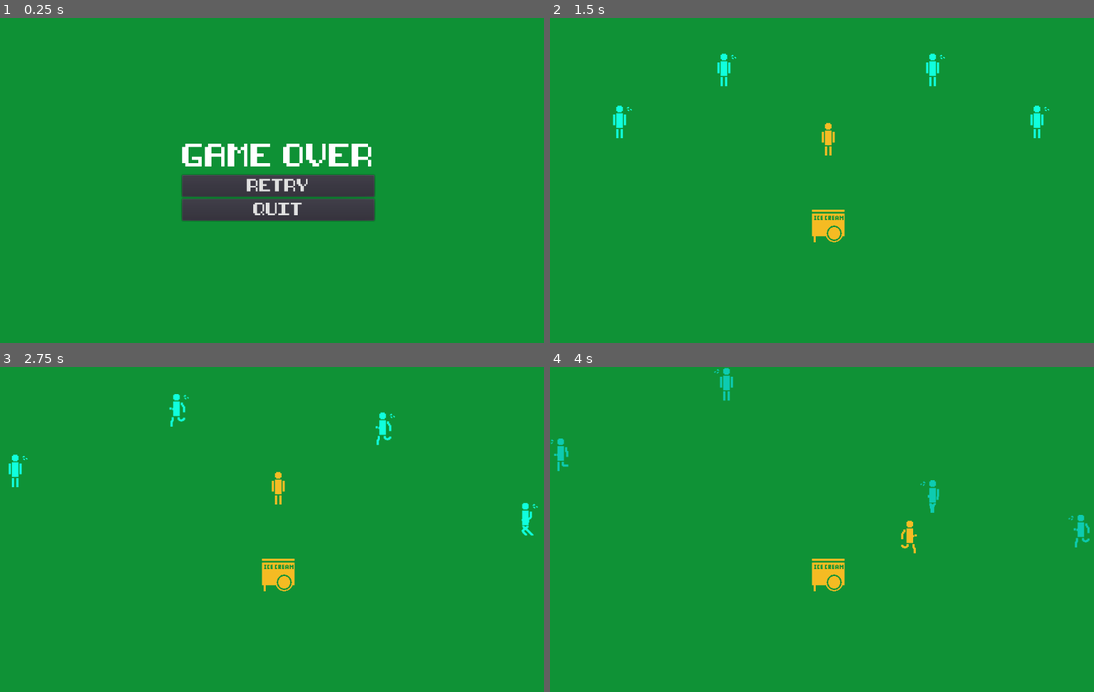
Above: before the commit, frames 1-4 (two rows, left to right).
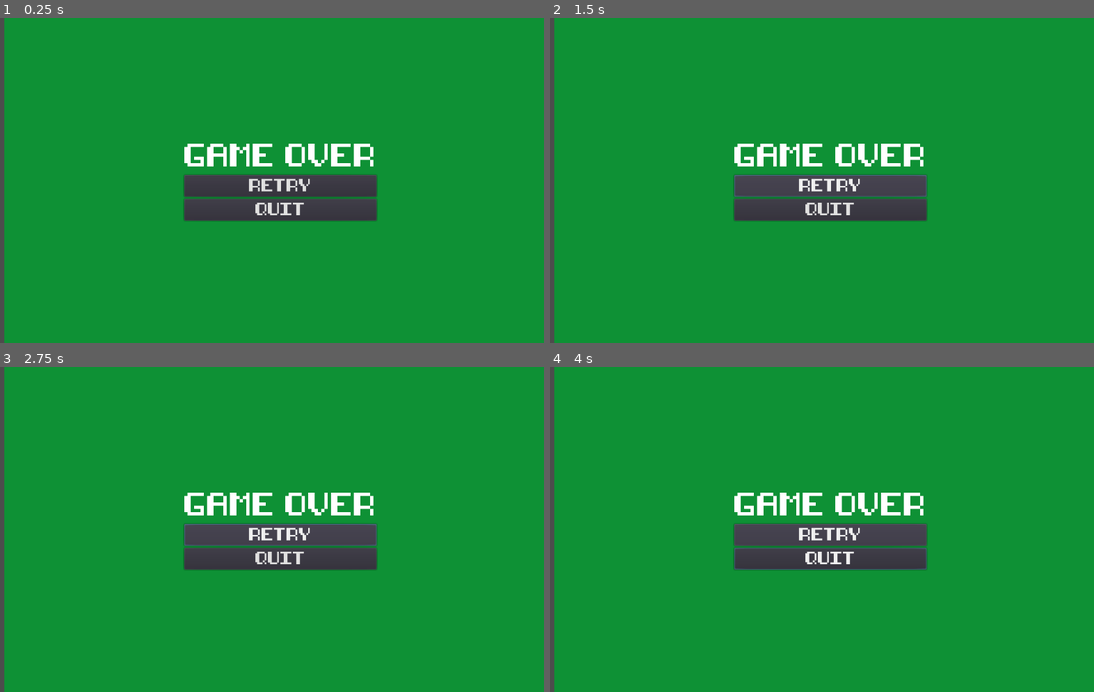
Above: after the commit, the same moments.

Repository: campbellized/ice-cream-panic
Game: Godot game, scene res://GameOver.tscn
Two runs of this game, one before a commit and one after it. Both use one fixed random seed, a clock stepped at 60 frames per second and the inputs below. This scene is started directly instead of the project's main scene.
Inputs (mouse positions are in pixels of both pictures, inside the frame that each line leads up to):
- Up to frame 1 (0.25 s): no input
- Up to frame 2 (1.5 s): click "RETRY" at 0.5 s; click (832, 187) at 1.25 s, where only the run after the commit has a clickable "RETRY"
- Up to frame 3 (2.75 s): click (282, 536) at 2 s, where only the run after the commit has a clickable "RETRY"
- Up to frame 4 (4 s): hold Right (ui_right) 2.78-3.53 s; hold Down (ui_down) from 3.53 s (still down)

The runs differ from the first frame. In frame 1, 2.2% of the frame differs, in the area x 0-70%, y 0-100%; in frame 2, 8.1%, in the area x 0-92%, y 0-100%; in frame 3, 8.1%; in frame 4, 8.0%.
Error after the commit: Invalid get index 'score' (on base: 'Nil'). (res://GameOver.gd:4)

Commit message:
Improved scoring

Diff:
--- a/GUI.gd
+++ b/GUI.gd
@@ -1,11 +1,4 @@
 extends MarginContainer
 
-var score = 0
-
 func _ready():
-	get_parent().get_node("Player").connect("ice_cream_used", self, "_on_ice_cream_used")
-
-func _on_ice_cream_used():
-	score += 100
-	print(score)
-	$Score.set_text(str(score))
+	$Score.set_text(str(Global.score))
--- a/GUI.tscn
+++ b/GUI.tscn
@@ -10,7 +10,7 @@
 font_data = ExtResource( 1 )
 _sections_unfolded = [ "Extra Spacing", "Font", "Settings" ]
 
-[node name="GUI" type="MarginContainer" index="0"]
+[node name="GUI" type="MarginContainer"]
 
 anchor_left = 0.0
 anchor_top = 1.0
--- a/GameOver.gd
+++ b/GameOver.gd
@@ -1,6 +1,10 @@
-extends MarginContainer
+extends Node2D
+
+func _ready():
+	$GUI.get_node('Score').set_text(str(Global.score))
 
 func _on_StartButton_pressed():
+	Global.score = 0
 	get_tree().change_scene("res://Level1.tscn")
 
 func _on_QuitButton_pressed():
--- a/GameOver.tscn
+++ b/GameOver.tscn
@@ -1,8 +1,9 @@
-[gd_scene load_steps=6 format=2]
+[gd_scene load_steps=7 format=2]
 
 [ext_resource path="res://GameOver.gd" type="Script" id=1]
 [ext_resource path="res://Assets/8-bit pusab.ttf" type="DynamicFontData" id=2]
 [ext_resource path="res://Assets/game-over.wav" type="AudioStream" id=3]
+[ext_resource path="res://GUI.tscn" type="PackedScene" id=4]
 
 [sub_resource type="DynamicFont" id=1]
 
@@ -20,20 +21,8 @@
 font_data = ExtResource( 2 )
 _sections_unfolded = [ "Font", "Settings" ]
 
-[node name="Menu" type="MarginContainer"]
-
-anchor_left = 0.0
-anchor_top = 0.0
-anchor_right = 0.0
-anchor_bottom = 0.0
-margin_right = 1024.0
-margin_bottom = 600.0
-rect_pivot_offset = Vector2( 0, 0 )
-rect_clip_content = false
-mouse_filter = 0
-mouse_default_cursor_shape = 0
-size_flags_horizontal = 1
-size_flags_vertical = 1
+[node name="Menu" type="Node2D" index="0"]
+
 script = ExtResource( 1 )
 _sections_unfolded = [ "Rect", "Transform" ]
 
@@ -56,7 +45,7 @@
 color = Color( 0.0588235, 0.572549, 0.211765, 1 )
 _sections_unfolded = [ "Visibility" ]
 
-[node name="HBoxContainer" type="HBoxContainer" parent="." index="1"]
+[node name="MarginContainer" type="MarginContainer" parent="." index="1"]
 
 anchor_left = 0.0
 anchor_top = 0.0
@@ -67,6 +56,23 @@
 margin_bottom = 600.0
 rect_pivot_offset = Vector2( 0, 0 )
 rect_clip_content = false
+mouse_filter = 0
+mouse_default_cursor_shape = 0
+size_flags_horizontal = 1
+size_flags_vertical = 1
+
+[node name="HBoxContainer" type="HBoxContainer" parent="MarginContainer" index="0"]
+
+editor/display_folded = true
+anchor_left = 0.0
+anchor_top = 0.0
+anchor_right = 0.0
+anchor_bottom = 0.0
+margin_left = 8.0
+margin_right = 1016.0
+margin_bottom = 600.0
+rect_pivot_offset = Vector2( 0, 0 )
+rect_clip_content = false
 mouse_filter = 1
 mouse_default_cursor_shape = 0
 size_flags_horizontal = 1
@@ -74,14 +80,14 @@
 alignment = 1
 _sections_unfolded = [ "Rect" ]
 
-[node name="VBoxContainer" type="VBoxContainer" parent="HBoxContainer" index="0"]
-
-anchor_left = 0.0
-anchor_top = 0.0
-anchor_right = 0.0
-anchor_bottom = 0.0
-margin_left = 331.0
-margin_right = 685.0
+[node name="VBoxContainer" type="VBoxContainer" parent="MarginContainer/HBoxContainer" index="0"]
+
+anchor_left = 0.0
+anchor_top = 0.0
+anchor_right = 0.0
+anchor_bottom = 0.0
+margin_left = 327.0
+margin_right = 681.0
 margin_bottom = 600.0
 rect_pivot_offset = Vector2( 0, 0 )
 rect_clip_content = false
@@ -92,7 +98,7 @@
 alignment = 1
 _sections_unfolded = [ "Rect" ]
 
-[node name="Title" type="Label" parent="HBoxContainer/VBoxContainer" index="0"]
+[node name="Title" type="Label" parent="MarginContainer/HBoxContainer/VBoxContainer" index="0"]
 
 anchor_left = 0.0
 anchor_top = 0.0
@@ -115,7 +121,7 @@
 max_lines_visible = -1
 _sections_unfolded = [ "custom_fonts" ]
 
-[node name="VBoxContainer" type="VBoxContainer" parent="HBoxContainer/VBoxContainer" index="1"]
+[node name="VBoxContainer" type="VBoxContainer" parent="MarginContainer/HBoxContainer/VBoxContainer" index="1"]
 
 anchor_left = 0.0
 anchor_top = 0.0
@@ -132,7 +138,7 @@
 size_flags_vertical = 1
 alignment = 1
 
-[node name="StartButton" type="Button" parent="HBoxContainer/VBoxContainer/VBoxContainer" index="0"]
+[node name="StartButton" type="Button" parent="MarginContainer/HBoxContainer/VBoxContainer/VBoxContainer" index="0"]
 
 anchor_left = 0.0
 anchor_top = 0.0
@@ -157,7 +163,7 @@
 align = 1
 _sections_unfolded = [ "Rect", "custom_fonts" ]
 
-[node name="QuitButton" type="Button" parent="HBoxContainer/VBoxContainer/VBoxContainer" index="1"]
+[node name="QuitButton" type="Button" parent="MarginContainer/HBoxContainer/VBoxContainer/VBoxContainer" index="1"]
 
 anchor_left = 0.0
 anchor_top = 0.0
@@ -191,6 +197,8 @@
 mix_target = 0
 bus = "Master"
 
-[connection signal="pressed" from="HBoxContainer/VBoxContainer/VBoxContainer/StartButton" to="." method="_on_StartButton_pressed"]
-
-[connection signal="pressed" from="HBoxContainer/VBoxContainer/VBoxContainer/QuitButton" to="." method="_on_QuitButton_pressed"]
+[node name="GUI" parent="." index="3" instance=ExtResource( 4 )]
+
+[connection signal="pressed" from="MarginContainer/HBoxContainer/VBoxContainer/VBoxContainer/StartButton" to="." method="_on_StartButton_pressed"]
+
+[connection signal="pressed" from="MarginContainer/HBoxContainer/VBoxContainer/VBoxContainer/QuitButton" to="." method="_on_QuitButton_pressed"]
--- a/IceCream.gd
+++ /dev/null
@@ -1,14 +0,0 @@
-extends Node2D
-
-const MAX_STAMINA = 5
-var stamina = 5
-var shade_protection = 0
-
-func _on_SunTimer_timeout():
-#	stamina = stamina - (1 - shade_protection)
-#	stamina = max(stamina, 0)
-#	if stamina == 0:
-#		print(name, " dead")
-#	else:
-#		print(name, " ", stamina)
-	pass
--- a/IceCream.tscn
+++ b/IceCream.tscn
@@ -1,17 +1,15 @@
-[gd_scene load_steps=3 format=2]
+[gd_scene load_steps=2 format=2]
 
-[ext_resource path="res://IceCream.gd" type="Script" id=1]
-[ext_resource path="res://Assets/IceCream/0.png" type="Texture" id=2]
+[ext_resource path="res://Assets/IceCream/0.png" type="Texture" id=1]
 
 [node name="IceCream" type="Node2D"]
 
-script = ExtResource( 1 )
 _sections_unfolded = [ "Collision" ]
 
 [node name="Sprite" type="Sprite" parent="." index="0"]
 
 modulate = Color( 0.964706, 0.737255, 0.141176, 1 )
-texture = ExtResource( 2 )
+texture = ExtResource( 1 )
 _sections_unfolded = [ "Material", "Offset", "Visibility" ]
 
 [node name="SunTimer" type="Timer" parent="." index="1"]
@@ -20,5 +18,3 @@
 wait_time = 3.0
 one_shot = false
 autostart = true
-
-[connection signal="timeout" from="SunTimer" to="." method="_on_SunTimer_timeout"]
--- a/Level1.gd
+++ b/Level1.gd
@@ -1,31 +1,43 @@
 extends Node2D
 
 var mobs = []
+var score = 0
+var survivors
 
 func _ready():
+	$GUI.get_node('Score').set_text(str(Global.score))
 	mobs = get_tree().get_nodes_in_group("Mobs")
+	survivors = len(mobs)
+	$Player.connect("ice_cream_used", self, "_on_ice_cream_used")
 
 func _on_mob_death():
-	var survivors = 0
-	for mob in mobs:
-		if mob.is_dead == false:
-			survivors += 1
+	survivors -= 1
 
 	if survivors == 1:
-		for mob in mobs:
-			if mob.is_dead == true:
-				var ghostPacked = preload("res://Ghost.tscn")
-				var ghost = ghostPacked.instance()
-				var position = mob.get_position()
-				ghost.set_position(position)
-				ghost.add_to_group("Ghosts")
-				get_tree().get_root().add_child(ghost)
+		summon_ghosts()
 
 	if survivors == 0:
-		var ghosts = get_tree().get_nodes_in_group("Ghosts")
+		deactivate_ghosts()
+		get_tree().change_scene("res://GameOver.tscn")
+		Global.score = score
+		print("Game Over")
 
-		for ghost in ghosts:
-			ghost.player = false
+func _on_ice_cream_used():
+	score += 100 * survivors
+	$GUI.get_node('Score').set_text(str(score))
 
-		get_tree().change_scene("res://GameOver.tscn")
-		print("Game Over")
+func summon_ghosts():
+	for mob in mobs:
+		if mob.is_dead == true:
+			var ghostPacked = preload("res://Ghost.tscn")
+			var ghost = ghostPacked.instance()
+			var position = mob.get_position()
+			ghost.set_position(position)
+			ghost.add_to_group("Ghosts")
+			get_tree().get_root().add_child(ghost)
+
+func deactivate_ghosts():
+	var ghosts = get_tree().get_nodes_in_group("Ghosts")
+
+	for ghost in ghosts:
+		ghost.player = false
--- a/Level1.tscn
+++ b/Level1.tscn
@@ -12,7 +12,7 @@
 custom_solver_bias = 0.0
 extents = Vector2( 32, 32 )
 
-[node name="Node2D" type="Node2D"]
+[node name="Node2D" type="Node2D" index="0"]
 
 script = ExtResource( 1 )
 
--- a/ghost.tscn
+++ b/ghost.tscn
@@ -22,7 +22,7 @@
 radius = 14.177
 height = 31.9001
 
-[node name="ghost" type="KinematicBody2D" index="0"]
+[node name="ghost" type="KinematicBody2D"]
 
 input_pickable = false
 collision_layer = 1
@@ -35,6 +35,7 @@
 modulate = Color( 0.0627451, 1, 0.866667, 1 )
 frames = SubResource( 1 )
 animation = "Spooky"
+frame = 3
 playing = true
 _sections_unfolded = [ "Material", "Visibility" ]
 
--- a/mob.tscn
+++ b/mob.tscn
@@ -45,7 +45,7 @@
 } ]
 _sections_unfolded = [ "Resource" ]
 
-[node name="Mob" type="KinematicBody2D" index="0" groups=[
+[node name="Mob" type="KinematicBody2D" groups=[
 "Mobs",
 ]]
 
@@ -88,7 +88,6 @@
 modulate = Color( 0.0627451, 1, 0.866667, 1 )
 frames = SubResource( 3 )
 animation = "default"
-frame = 1
 playing = true
 
 [node name="AudioDeath" type="AudioStreamPlayer" parent="." index="5"]
--- a/player.gd
+++ b/player.gd
@@ -4,6 +4,9 @@
 const SPEED = 200
 var velocity
 var has_ice_cream = 0
+
+func _ready():
+	pass
 
 func _physics_process(delta):
 	velocity = Vector2(0, 0)
@@ -37,16 +40,11 @@
 
 func get_ice_cream():
 	self.has_ice_cream = 1
-	$IceCream.stamina = $IceCream.MAX_STAMINA
 
 func ice_cream_logic():
 	if self.has_ice_cream == 1:
 		$IceCream.show()
 	else:
-		$IceCream.hide()
-
-	if $IceCream.stamina == 0:
-		self.has_ice_cream = 0
 		$IceCream.hide()
 
 func use_ice_cream(mob):
--- a/project.godot
+++ b/project.godot
@@ -14,6 +14,10 @@
 run/main_scene="res://Level0.tscn"
 config/icon="res://icon.png"
 
+[autoload]
+
+Global="*res://Global.tscn"
+
 [layer_names]
 
 2d_render/layer_1="obstacles"
